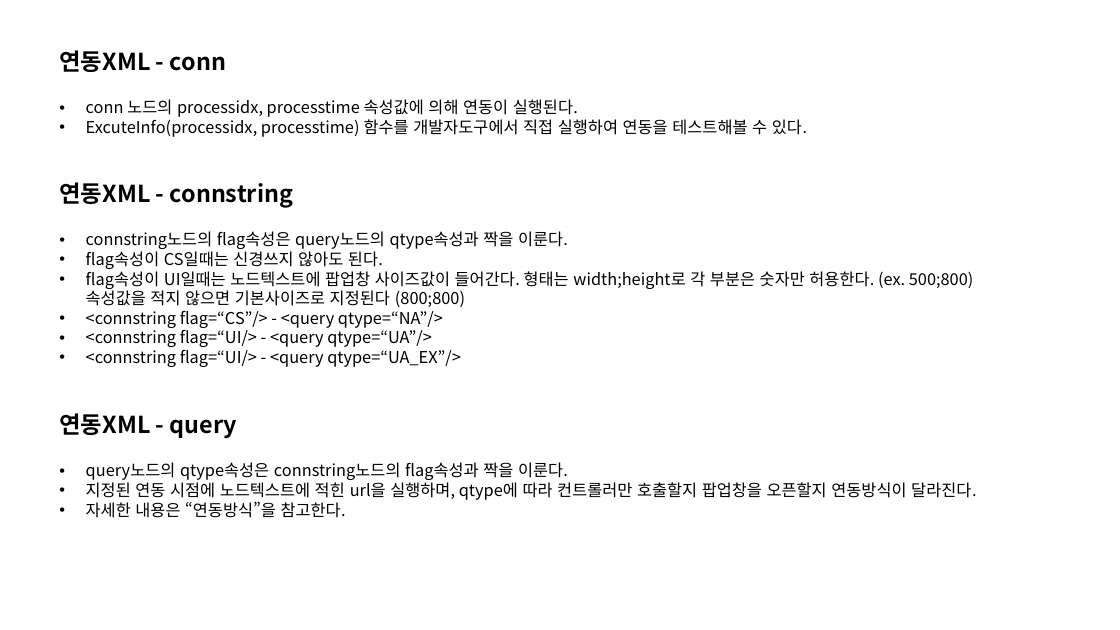
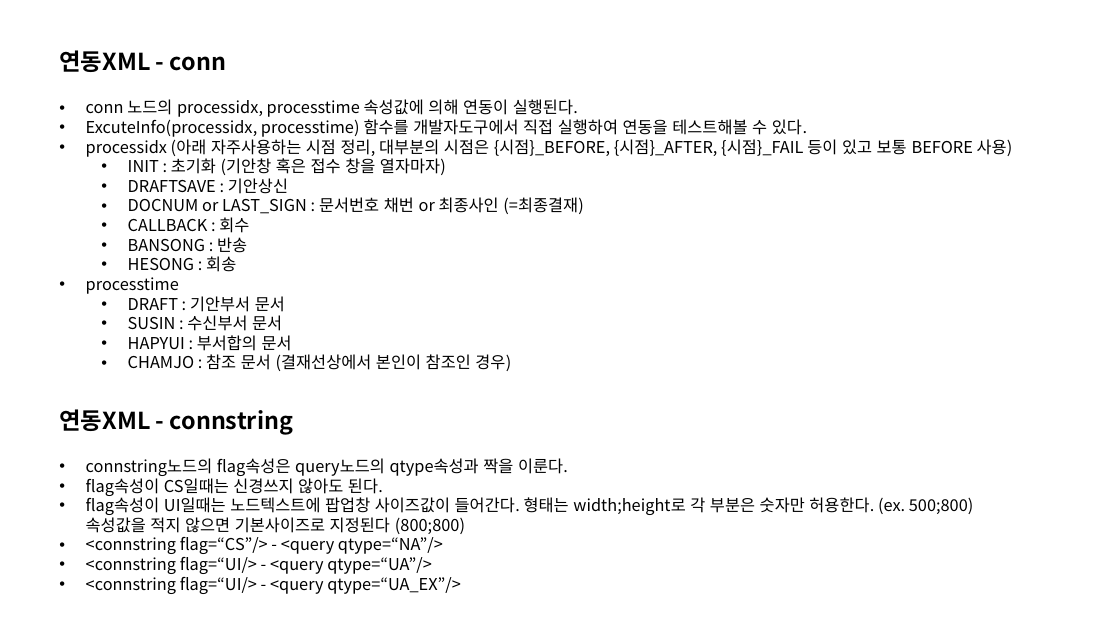
Before and after one commit to Shim8934/refactor_ezFlow4Java, a slide deck: slide 5 of docs/tech/ezApprovalG/전자결재연동/전자결재 연동 개발 가이드 문서.pptx. Drawn at 1120x630 pixels with LibreOffice and Linux fonts; fonts in the diff are those of the drawing. Boxes give left, top, right and bottom in pixels: in the first picture for what was removed or moved away, otherwise in the second. Text is boxed around its words. In the diff, an @@ line names an element or a change of style, - is before the commit and + after.

Commit message:
* 웹기안기 연동 개발
1인결재시 LAST_SIGN 연동시점 추가
회송 버튼 리스트에서 분리
폼빌더 연동 개발
재기안, 재접수 문서 문서보기창으로 리다이렉트
전자결재 연동 개발 가이드 문서 업데이트
-FIX
부서합의 연동 오류 수정
워크플로우 오류 수정
양식 워크플로우 있을 때 두번째저장부터 오류 수정

```diff
--- a/docs/tech/ezApprovalG/전자결재연동/전자결재 연동 개발 가이드 문서.pptx
+++ b/docs/tech/ezApprovalG/전자결재연동/전자결재 연동 개발 가이드 문서.pptx
@@ text at [86, 136, 1013, 371]: paragraphs added @@
+• processidx (아래 자주사용하는 시점 정리, 대부분의 시점은 {시점}_BEFORE, {시점}_AFTER, {시점}_FAIL 등이 있고 보통 BEFORE 사용)
+  • INIT : 초기화 (기안창 혹은 접수 창을 열자마자)
+  • DRAFTSAVE : 기안상신
+  • DOCNUM or LAST_SIGN : 문서번호 채번 or 최종사인 (=최종결재)
+  • CALLBACK : 회수
+  • BANSONG : 반송
+  • HESONG : 회송
+• processtime
+  • DRAFT : 기안부서 문서
+  • SUSIN : 수신부서 문서
+  • HAPYUI : 부서합의 문서
+  • CHAMJO : 참조 문서 (결재선상에서 본인이 참조인 경우)
@@ text "연동XML - connstring": place and size @@
-text "연동XML - connstring" at [59, 182, 293, 208]
+text "연동XML - connstring" at [59, 409, 293, 435]
@@ text removed at [59, 413, 237, 439] @@
-연동XML - query
@@ text "connstring노드의 flag속성은 query노드의 qtype속성과 짝을 ...": place and size @@
-text "connstring노드의 flag속성은 query노드의 qtype속성과 짝을 ..." at [86, 231, 974, 367]
+text "connstring노드의 flag속성은 query노드의 qtype속성과 짝을 ..." at [86, 458, 974, 594]
@@ text removed at [86, 462, 976, 518] @@
-• query노드의 qtype속성은 connstring노드의 flag속성과 짝을 이룬다.
-• 지정된 연동 시점에 노드텍스트에 적힌 url을 실행하며, qtype에 따라 컨트롤러만 호출할지 팝업창을 오픈할지 연동방식이 달라진다.
-• 자세한 내용은 “연동방식”을 참고한다.
```
Also in this commit, not shown: 1 other slide changed, 1 slide added, 22 other files.
